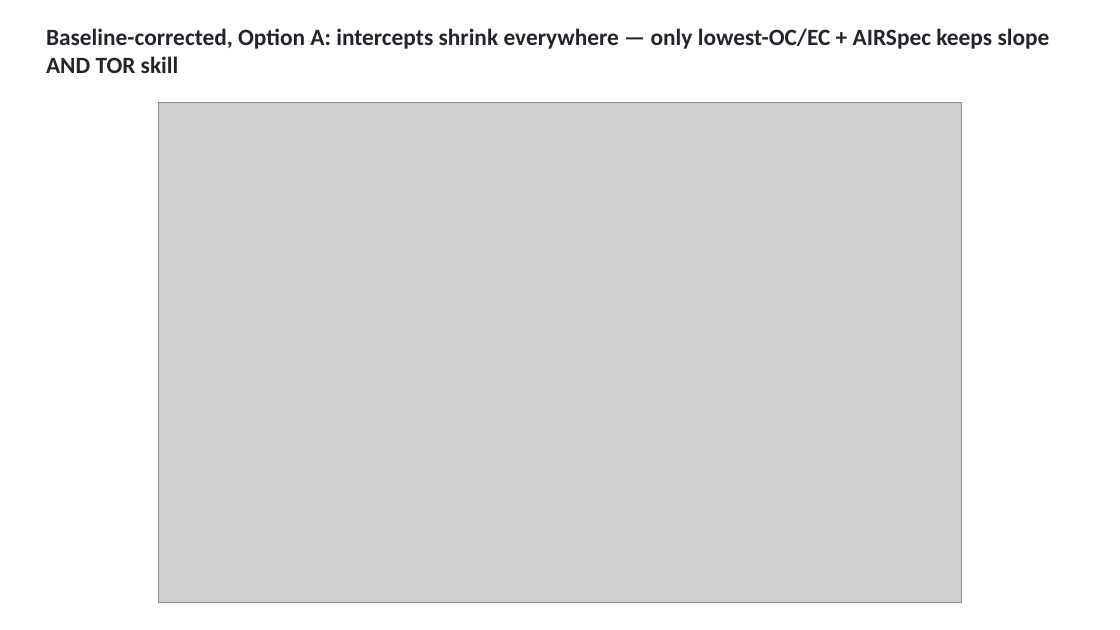
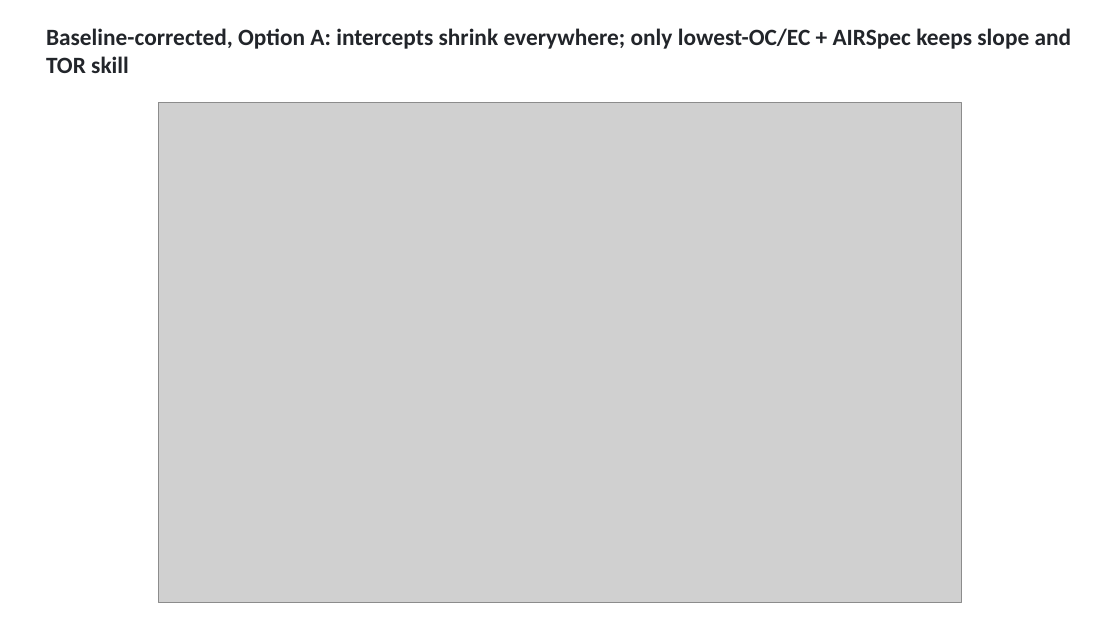
Before and after one commit to ahzs645/aethmodular, a slide deck: slide 7 of deliverables/ftir_group_2026-08-27/ftir_group_2026-08-27.pptx (slide 8 before the commit). Drawn at 1120x630 pixels with LibreOffice and Linux fonts; fonts in the diff are those of the drawing; grey boxes stand for pictures. Boxes give left, top, right and bottom in pixels: in the first picture for what was removed or moved away, otherwise in the second. Text is boxed around its words. In the diff, an @@ line names an element or a change of style, - is before the commit and + after.

```diff
--- a/deliverables/ftir_group_2026-08-27/ftir_group_2026-08-27.pptx
+++ b/deliverables/ftir_group_2026-08-27/ftir_group_2026-08-27.pptx
@@ text at [46, 28, 1072, 73]: text changed @@
-Baseline-corrected, Option A: intercepts shrink everywhere — only lowest-OC/EC + AIRSpec keeps slope AND TOR skill
+Baseline-corrected, Option A: intercepts shrink everywhere; only lowest-OC/EC + AIRSpec keeps slope and TOR skill
```
Also in this commit, not shown: 22 other slides changed, 3 slides added, 2 slides removed, 6 other files.
